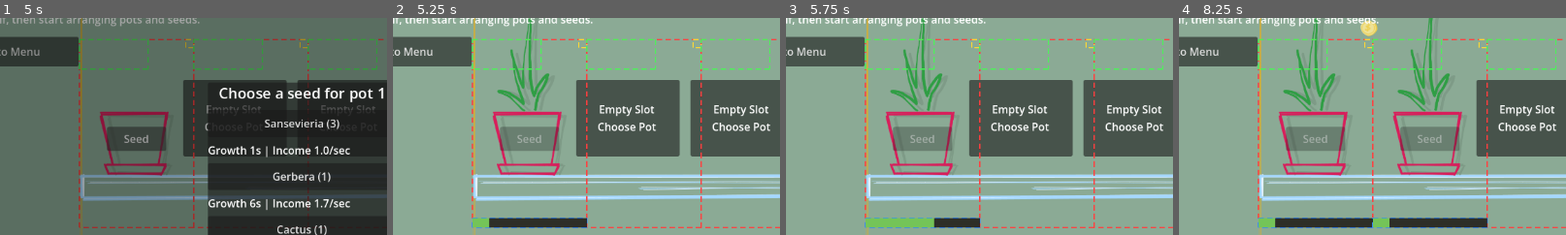
Above: before the commit, frames 1-4 (left to right).
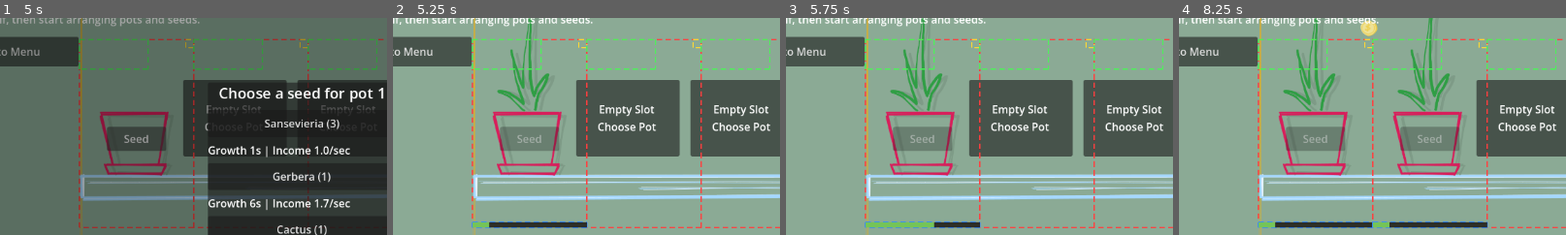
Above: after the commit, the same moments.

Repository: TorusHelm/imiidle
Game: Godot game, scene res://sceens/Main.tscn
Same seed, same stepped clock (60 frames per second), same inputs: the game is played once before the commit and once after it.
Inputs (mouse positions are % of the whole screen's width and height, from its top left):
- Up to frame 1 (5 s): click "Start Game" at 0.5 s; click "Select Shelf" at 1.25 s; click (43, 56) at 2 s; click (27, 33) at 2.77 s; click "Clay Pot (3)" at 3.5 s; click "Seed" at 4.25 s
- Up to frame 2 (5.25 s): click "Sansevieria (3)" at 5 s
- Up to frame 3 (5.75 s): no input
- Up to frame 4 (8.25 s): click (41, 33) at 5.77 s; click "Clay Pot (2)" at 6.5 s; click "Seed" at 7.25 s; click "Sansevieria (2)" at 8 s
The pictures show only the part of the screen within x 11-61%, y 10-60%; the shares and areas given below are measured in that part.

Frame 1 is identical in both runs. In frame 2, 0.7% of the frame differs, in the area x 20-51%, y 91-97%; in frame 3, 0.7%; in frame 4, 1.3%, in the area x 20-80%, y 91-97%.

Commit message:
fix a bit shelf position

Diff:
--- a/Ui/ShelfSlotView.tscn
+++ b/Ui/ShelfSlotView.tscn
@@ -7,6 +7,7 @@
 [ext_resource type="Script" uid="uid://c8sqmwpmn73lx" path="res://scripts/editor_overlay_guide_rect.gd" id="4_guide_rect"]
 
 [node name="ShelfSlotView" type="Node2D" unique_id=2009789422]
+position = Vector2(0, -78)
 script = ExtResource("1_shelf_slot")
 
 [node name="PotView" parent="." unique_id=596613280 instance=ExtResource("2_pot")]
@@ -16,6 +17,7 @@
 tooltip_text = "Purple Pot
 Status: empty"
 preview_definition = ExtResource("3_rrjwf")
+metadata/_edit_use_anchors_ = true
 
 [node name="TotemView" parent="." unique_id=1128146596 instance=ExtResource("3_totem")]
 visible = false
@@ -24,9 +26,11 @@
 custom_minimum_size = Vector2(170, 280)
 layout_mode = 3
 anchors_preset = 0
+offset_top = 78.0
 offset_right = 170.0
-offset_bottom = 280.0
+offset_bottom = 358.0
 mouse_filter = 2
+metadata/_edit_use_anchors_ = true
 
 [node name="ContentSlotPreview" type="ColorRect" parent="ContentSlot" unique_id=1699024240]
 layout_mode = 1
@@ -39,6 +43,7 @@
 color = Color(1, 1, 1, 0)
 script = ExtResource("4_guide_rect")
 guide_color = Color(1, 0.25, 0.25, 0.95)
+metadata/_edit_use_anchors_ = true
 
 [node name="StatusBar" type="Control" parent="ContentSlot" unique_id=987152061]
 custom_minimum_size = Vector2(102, 44)
@@ -46,6 +51,7 @@
 offset_right = 102.0
 offset_bottom = 44.0
 mouse_filter = 2
+metadata/_edit_use_anchors_ = true
 
 [node name="StatusBarPreview" type="ColorRect" parent="ContentSlot/StatusBar" unique_id=180450962]
 layout_mode = 1
@@ -58,6 +64,7 @@
 color = Color(1, 1, 1, 0)
 script = ExtResource("4_guide_rect")
 guide_color = Color(0.3, 0.95, 0.35, 0.95)
+metadata/_edit_use_anchors_ = true
 
 [node name="StatusIconsLayer" type="Control" parent="ContentSlot/StatusBar" unique_id=1551601727]
 layout_mode = 1
@@ -67,15 +74,17 @@
 grow_horizontal = 2
 grow_vertical = 2
 mouse_filter = 2
+metadata/_edit_use_anchors_ = true
 
 [node name="ProgressBar" type="Control" parent="ContentSlot" unique_id=208643901]
 z_index = 1
-custom_minimum_size = Vector2(170, 14)
+custom_minimum_size = Vector2(170, 8)
 anchors_preset = 0
-offset_top = 266.0
+offset_top = 272.0
 offset_right = 170.0
 offset_bottom = 280.0
 mouse_filter = 2
+metadata/_edit_use_anchors_ = true
 
 [node name="ProgressBarPreview" type="ColorRect" parent="ContentSlot/ProgressBar" unique_id=1861001221]
 layout_mode = 1
@@ -88,6 +97,7 @@
 color = Color(1, 1, 1, 0)
 script = ExtResource("4_guide_rect")
 guide_color = Color(0.2, 0.55, 1, 0.95)
+metadata/_edit_use_anchors_ = true
 
 [node name="BarUnder" type="ColorRect" parent="ContentSlot/ProgressBar" unique_id=17094581]
 layout_mode = 1
@@ -98,12 +108,14 @@
 grow_vertical = 2
 mouse_filter = 2
 color = Color(0.109804, 0.0941176, 0.0784314, 0.85)
+metadata/_edit_use_anchors_ = true
 
 [node name="BarFill" type="ColorRect" parent="ContentSlot/ProgressBar" unique_id=1563885028]
 layout_mode = 0
-offset_bottom = 14.0
+offset_bottom = 8.0
 mouse_filter = 2
 color = Color(0.454902, 0.768627, 0.345098, 1)
+metadata/_edit_use_anchors_ = true
 
 [node name="CoinSlot" type="Control" parent="ContentSlot" unique_id=742009270]
 custom_minimum_size = Vector2(12, 12)
@@ -112,6 +124,7 @@
 offset_right = 170.0
 offset_bottom = 12.0
 mouse_filter = 2
+metadata/_edit_use_anchors_ = true
 
 [node name="CoinPreview" type="ColorRect" parent="ContentSlot/CoinSlot" unique_id=192730144]
 layout_mode = 1
@@ -124,5 +137,6 @@
 color = Color(1, 1, 1, 0)
 script = ExtResource("4_guide_rect")
 guide_color = Color(1, 0.85, 0.2, 0.95)
+metadata/_edit_use_anchors_ = true
 
 [node name="FloatingFeedbackLayer" type="Node2D" parent="." unique_id=235355059]
